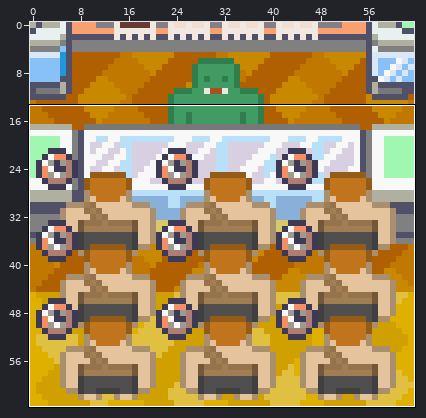
Pixel-art sprite: Assets/Art/shop.png. Above, an overview of the earlier version with the close-up marked.
Close-up. Earlier state:
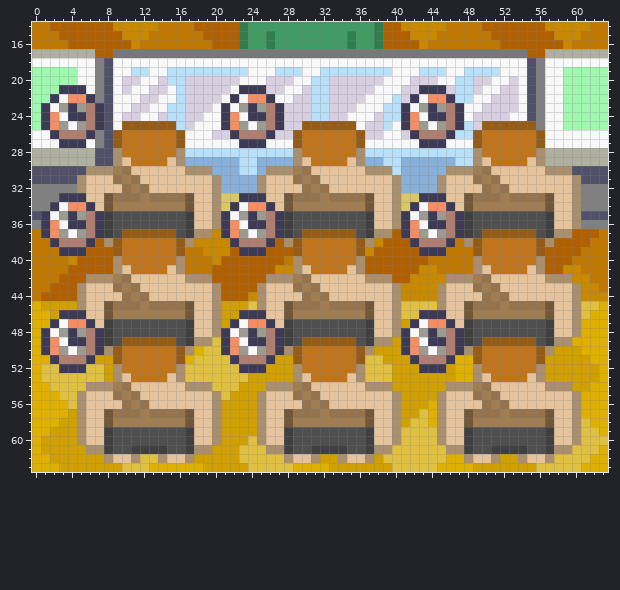
The file is 64x64 pixels. Colours within 5 levels of each other are drawn and written as one. Shown: x 0..63, y 14..63.
The same view after the edit:
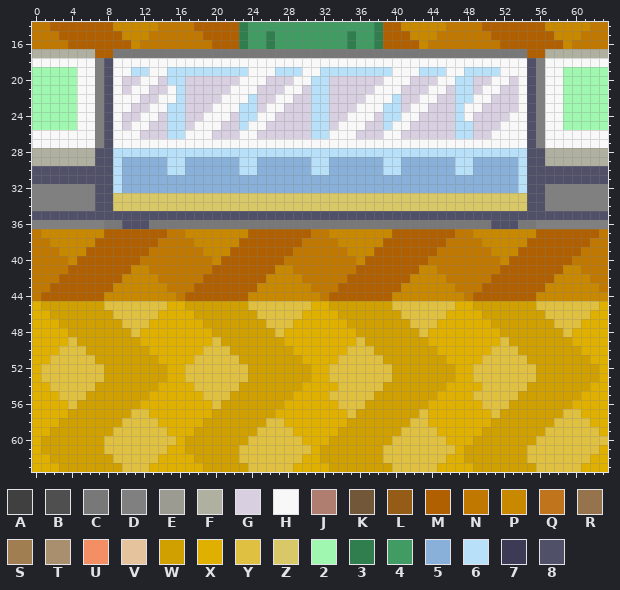
Palette (. is transparent): A #404040  B #4f4f4f  C #787878  D #808080  E #9c9b92  F #b0b0a0  G #d8d0e0  H #f8f8f8  J #af7e71  K #725839  L #955c18  M #b06000  N #c07800  P #c88800  Q #c0751c  R #95744d  S #a17d52  T #aa8f6f  U #f48e64  V #e5c49d  W #d0a000  X #e0b000  Y #e0c040  Z #d8c868  2 #a0f8b0  3 #307e4d  4 #409c62  5 #88b0d8  6 #b8e0f8  7 #3c3a54  8 #505068
Changes in this commit:
Changed rows in their new state; - is an unchanged pixel.
first column x 1:
21 --22H-----------------HHG-----------------GHH---------------
22 -222HH---------------H-6GG---------------G-HGG--------------
23 2222HHD-------------H-66GHH-------------G-HGGG6-------------
24 2222HHD-------------HG66HHG-------------HHGGGG6-------------
25 2222HHD--GHHGG6-----GG6-HGG--G66GHH-----HGGGGG6--GGHHH8-----
26 -HHHHH--HHHGGG66-----GHHGG--GG66HHHG-----GGGGG--GGHHHH8D----
27 --HHH---HHHHHHHH------HHH---HHHHHHHH------HHH---HHHHHH8D----
28 --------66666666------------66666666------------66666688----
29 --------65555566------------55665555------------55555688----
30 -----88865555566555------55555665555556------56655555688888-
31 ----8888655555555555----5555555555555555----5555555556888888
32 ----DD88655555555555----5555555555555555----555555555688DDDD
33 --DDDD88ZZZZZZZZZZZZ--ZZZZZZZZZZZZZZZZZZ--ZZZZZZZZZZZZ88DDDD
34 -DDDDD88ZZZZZZZZZZZZ-ZZZZZZZZZZZZZZZZZZZ-ZZZZZZZZZZZZZ88DDDD
35 888888888888888888888888888888888888888888888888888888888888
36 DDDDDDDCC888CCCCCCCCCCCCCCCCCCCCCCCCCCCCCCCCCCCCCC888CCDDDDD
37 PPPPPPPMMMMMMMNNPPP-PPPMMMMMMMNNPPPPPPP-MMMMMMNNPPPPPPPMMMM-
38 -PPPPP-MMMMMMNNNN----PMMMM-MMNNNNPPPP----MMMMN-NNPPPPPMMM---
39 --PPP---MMMMNNNN------MMM---NNNNNNPP------MMN---NNPPPMMM----
40 --------MMMNNNNN------------NNNNNNNP------------NNNPMMMM----
41 --------MMPPNNNN------------NNNNNNNM------------NNNMMMMM----
42 -----MMMMPPPPNNNNNM------PPPPNNNNNMMMMM------NNNNNMMMMMMMPP-
43 ----MMMMPPPPPPNNNMMM----PPPPPPNNNMMMMMMM----PPNNNMMMMMMMPPPP
44 ----MMMPPPPPPPPNMMMM----PPPPPPPNMMMMMMMP----PPPNMMMMMMMPPPPP
45 ----WWWYYYYYYYXXWWWW----YYYYYYXXWWWWWWWY----YYXXWWWWWWWYYYYY
46 --WWWWWWYYYYYXXXXWWW--WWYYYYYXXXXWWWWWWW--YYYXXXXWWWWWWWYYYY
47 -XWWWWWWWYYYXXXXXXWW-WWWWYYYXXXXXXWWWWWW-YYYXXXXXXWWWWWWWYYY
48 XXXWWWWWWWYXXXXXXXXWWWWWWWYXXXXXXXXWWWWWWWYXXXXXXXXWWWWWWWYX
49 XXXYWWWWWWWXXXXXXXX-WWWWWWWXXXXXXXXYWWW-WWWXXXXXXXXYWWWWWWW-
50 XXYYYWWWWWWWXXXXX---YWWWWWWWXXXXXXYYY---WWWWXXXXXXYYYWWWW---
51 -YYYYY--WWWWWXXX-----YWWWW--WXXXXYYY-----WWWWX--XYYYYYWW----
52 --YYY---WWWWWWXX------YWW---WWXXYYYY------WWW---YYYYYYYW----
53 --------WWWWWWXX------------WWXXYYYY------------YYYYYYYW----
54 -----YWWWWWWWXXXXYY------WWWWXXXXYYYYYW------XXXXYYYYYWWWWW-
55 ----YWWWWWWWXXXXXXYY----WWWWXXXXYYYYYWWW----XXXXYYYYYWWWWWWW
56 ----WWWWWWWXXXXXXXXY----WWWXXXXXXYYYWWWW----XXXXXYYYWWWWWWWX
57 ----WWWWWWYYXXXXXXXW----WWXXXXXXXXYWWWWW----XXXXXXYWWWWWWWYY
58 ----WWWWWYYYYXXXXXWW----WYYXXXXXXXWWWWWW----XXXXXXWWWWWWWYYY
59 ----WWWWYYYYYYXXXWWW----YYYYXXXXXWWWWWWW----XXXXXWWWWWWWYYYY
60 ----WWWYYYYYYYYXWWWW----YYYYYXXXWWWWWWWY----YXXXWWWWWWWYYYYY
61 -----WWYYYYYYYXXWWW------YYYYYXWWWWWWWY------YXWWWWWWWYYYYY-
62 -------WYYY--XXXX----------YYXX--WWWW----------WWWW--WYYY---
Pixel boxes of the changes (left, top, right, bottom) in both close-ups:
changed: (41, 85, 581, 463)
